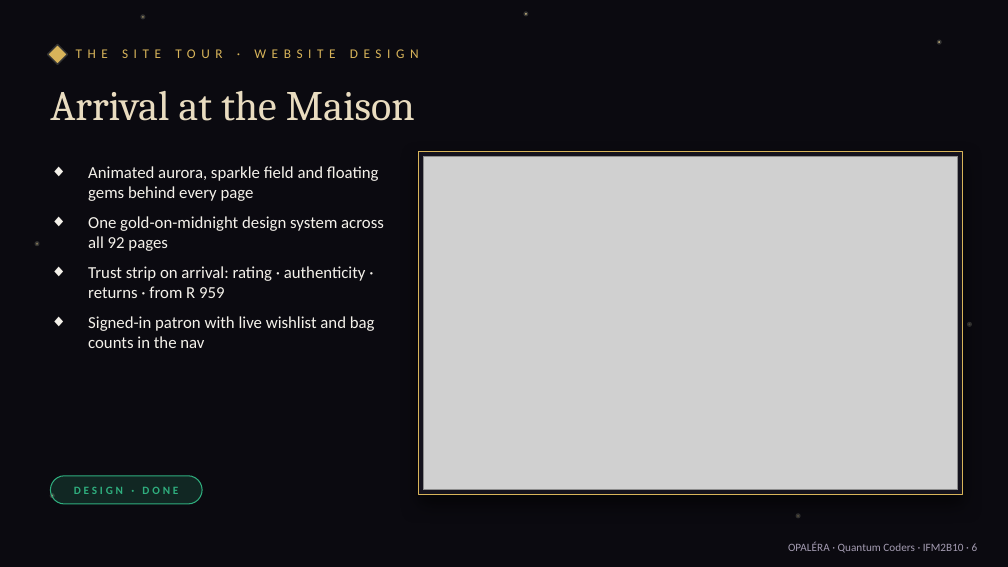
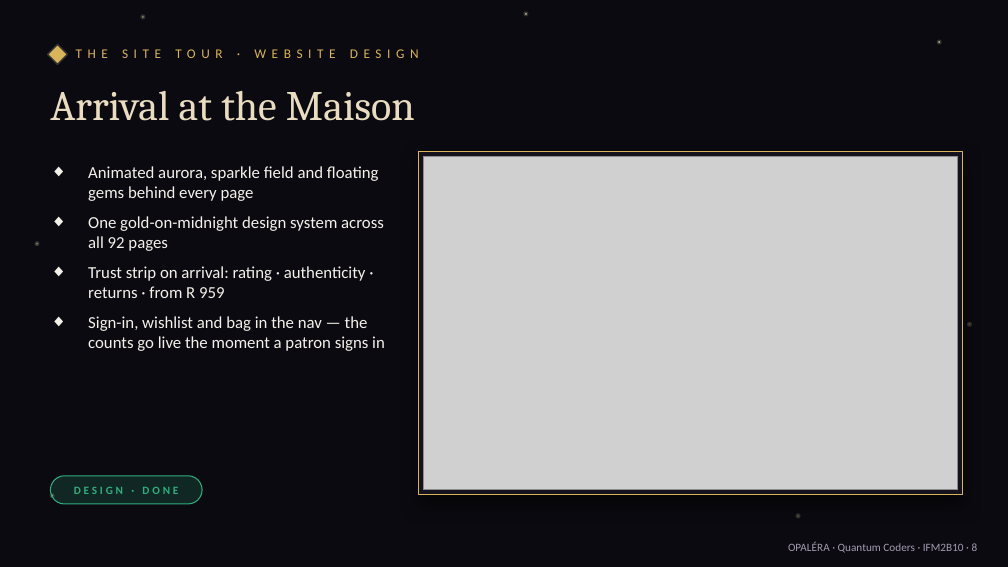
Before and after one commit to Thrivi17/Opalera, a slide deck: slide 8 of docs/OPALERA_Final_Presentation.pptx (slide 6 before the commit). Drawn at 1008x567 pixels with LibreOffice and Linux fonts; fonts in the diff are those of the drawing; grey boxes stand for pictures. Boxes give left, top, right and bottom in pixels: in the first picture for what was removed or moved away, otherwise in the second. Text is boxed around its words. In the diff, an @@ line names an element or a change of style, - is before the commit and + after.

```diff
--- a/docs/OPALERA_Final_Presentation.pptx
+++ b/docs/OPALERA_Final_Presentation.pptx
@@ text at <box>88,316,385,351</box>: text changed @@
-◆ Signed-in patron with live wishlist and bag counts in the nav
+◆ Sign-in, wishlist and bag in the nav — the counts go live the moment a patron signs in
```
Also in this commit, not shown: 18 other slides changed, 8 slides added, 1 other file.
